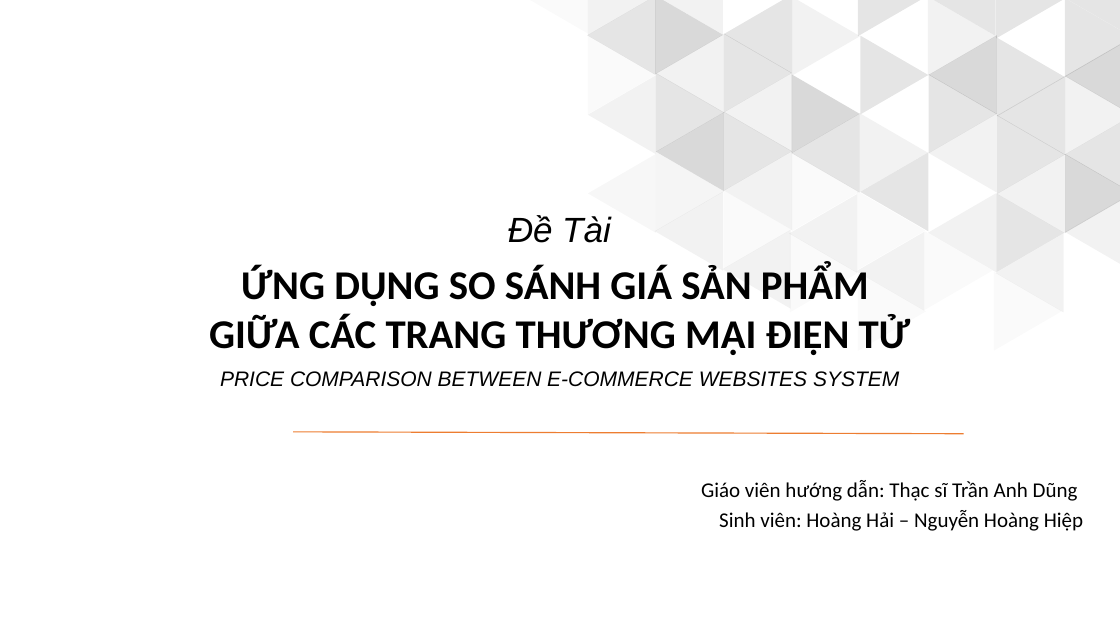
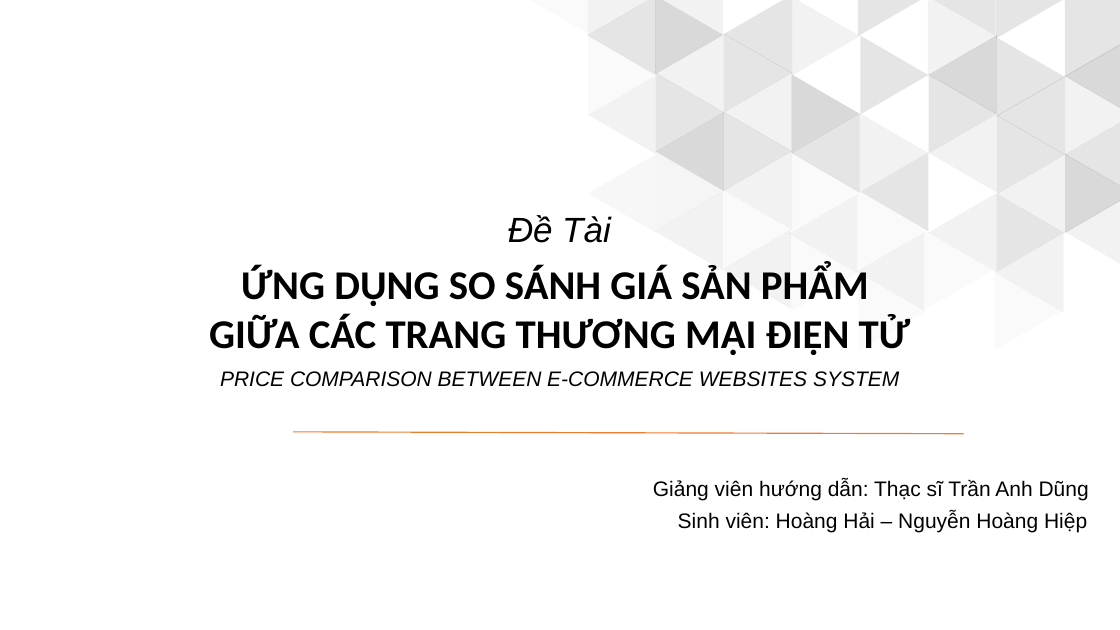
Before and after one commit to HaiUIT-zz/Price-Compare-System, a slide deck: slide 2 of presentation/final-file-present/Report-Project-14012018.pptx. Drawn at 1120x630 pixels with LibreOffice and Linux fonts; fonts in the diff are those of the drawing. Boxes give left, top, right and bottom in pixels: in the first picture for what was removed or moved away, otherwise in the second. Text is boxed around its words. In the diff, an @@ line names an element or a change of style, - is before the commit and + after.

```diff
--- a/presentation/final-file-present/Report-Project-14012018.pptx
+++ b/presentation/final-file-present/Report-Project-14012018.pptx
@@ text at (653,480,1089,501): text changed; font Calibri to Arial @@
-Giáo viên hướng dẫn: Thạc sĩ Trần Anh Dũng
+Giảng viên hướng dẫn: Thạc sĩ Trần Anh Dũng
@@ text "Sinh viên: Hoàng Hải – ...": place and size @@
-text "Sinh viên: Hoàng Hải – ..." at (719,510,1083,531)
+text "Sinh viên: Hoàng Hải – ..." at (678,511,1087,532)
@@ text "Sinh viên: Hoàng Hải – ..." at (678,511,1087,532): font Calibri to Arial @@
```
Also in this commit, not shown: 10 other slides changed, 1 slide added, 2 slides removed, 8 other files.
